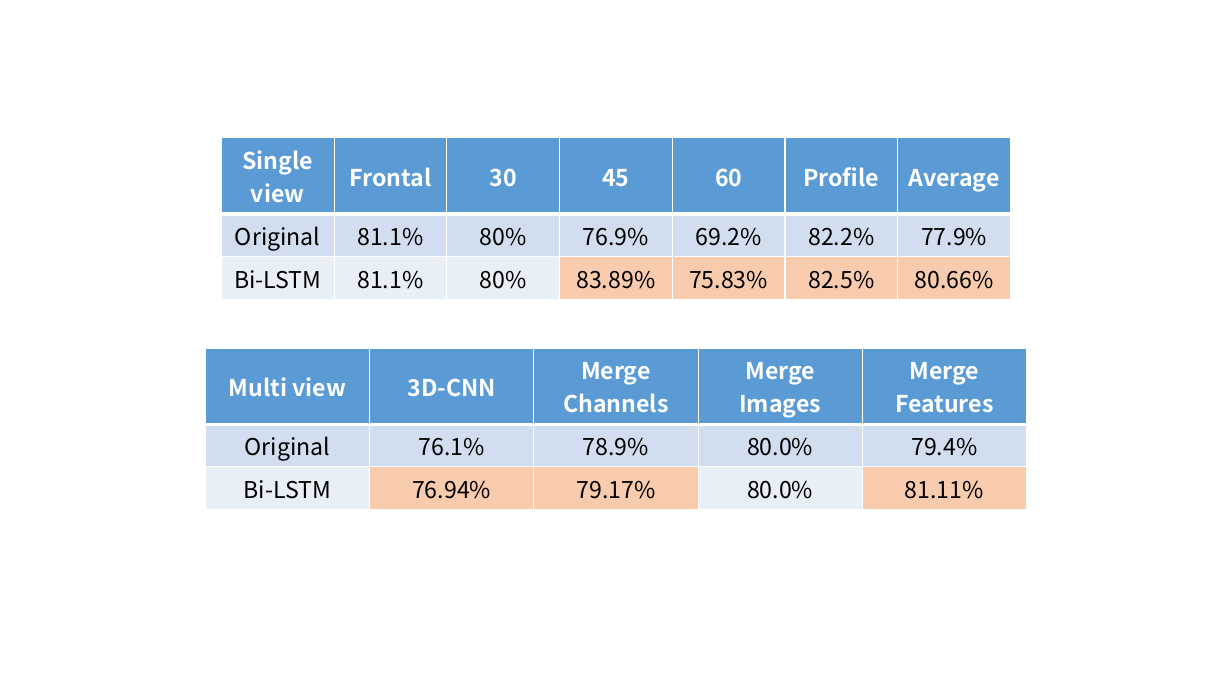
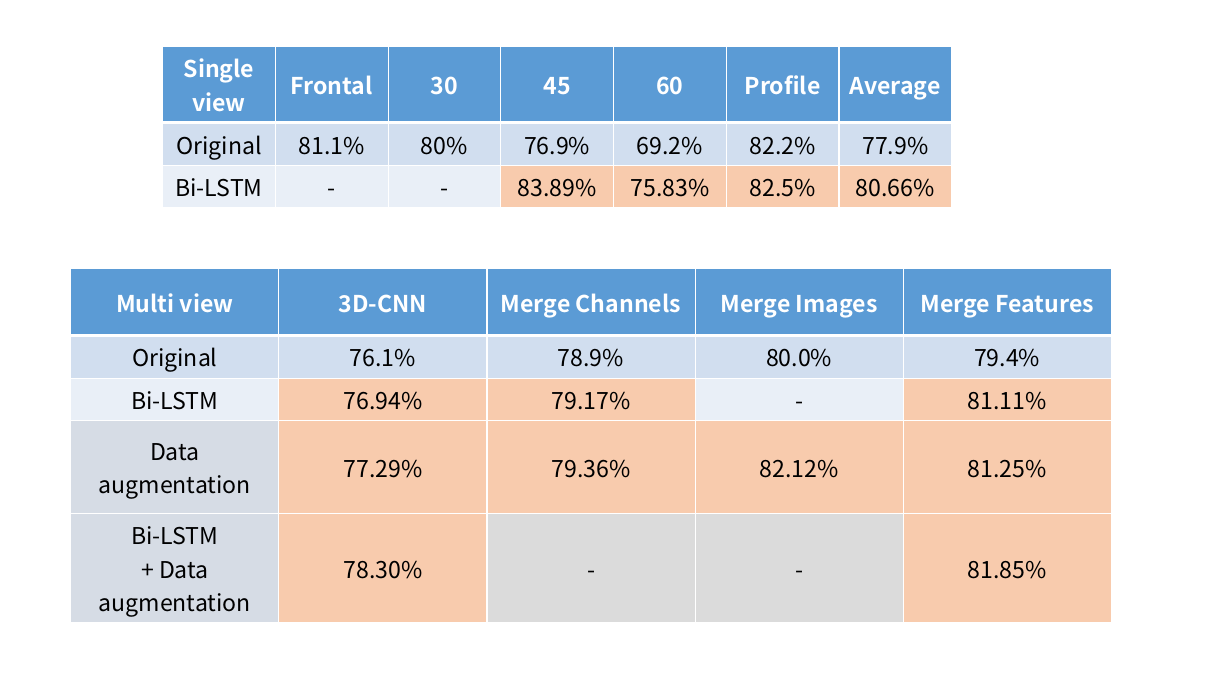
Before and after one commit to jys5609/CS572, a slide deck: slide 7 of submission/results/cs572 results.pptx. Drawn at 1232x693 pixels with LibreOffice and Linux fonts; fonts in the diff are those of the drawing. Boxes give left, top, right and bottom in pixels: in the first picture for what was removed or moved away, otherwise in the second. Text is boxed around its words. In the diff, an @@ line names an element or a change of style, - is before the commit and + after.

Commit message:
results

```diff
--- a/submission/results/cs572 results.pptx
+++ b/submission/results/cs572 results.pptx
@@ table at (x1=163, y1=46, x2=952, y2=201) @@
-row 3, column 2: 81.1%
+row 3, column 2: -
-row 3, column 3: 80%
+row 3, column 3: -
@@ table moved from (x1=222, y1=138, x2=1011, y2=293) to (x1=163, y1=46, x2=952, y2=201) @@
@@ table at (x1=71, y1=269, x2=1111, y2=621) @@
-row 3: Bi-LSTM | 76.94% | 79.17% | 80.0% | 81.11%
+row 3: Bi-LSTM | 76.94% | 79.17% | - | 81.11%
+row 4: Data augmentation | 77.29% | 79.36% | 82.12% | 81.25%
+row 5: Bi-LSTM / + Data augmentation | 78.30% | - | - | 81.85%
@@ table resized from (x1=205, y1=348, x2=1028, y2=503) to (x1=71, y1=269, x2=1111, y2=621) @@
```
